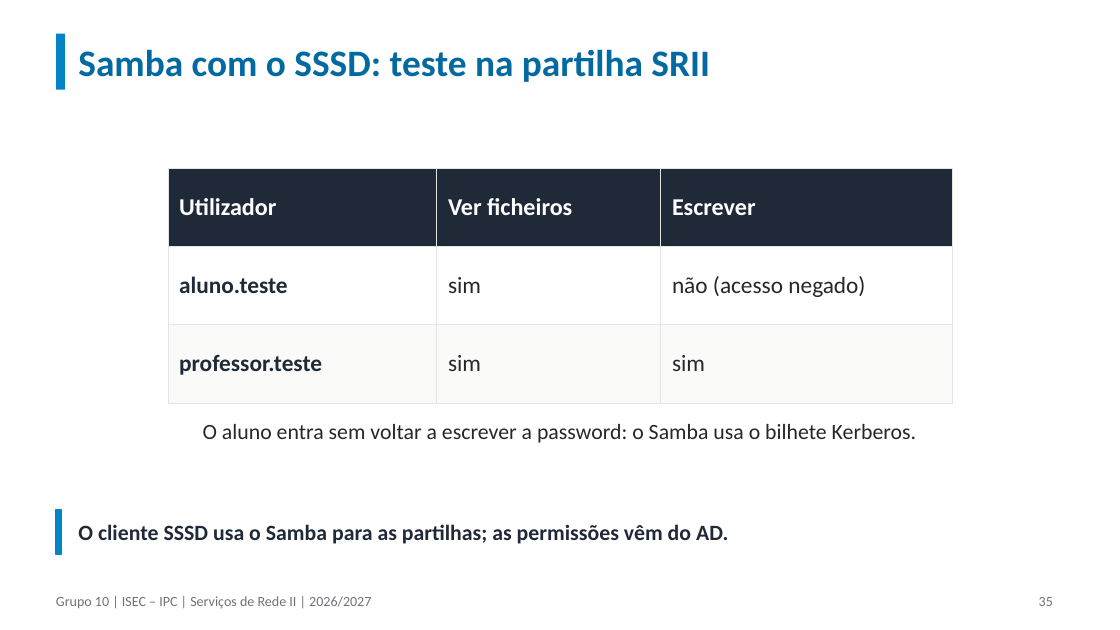
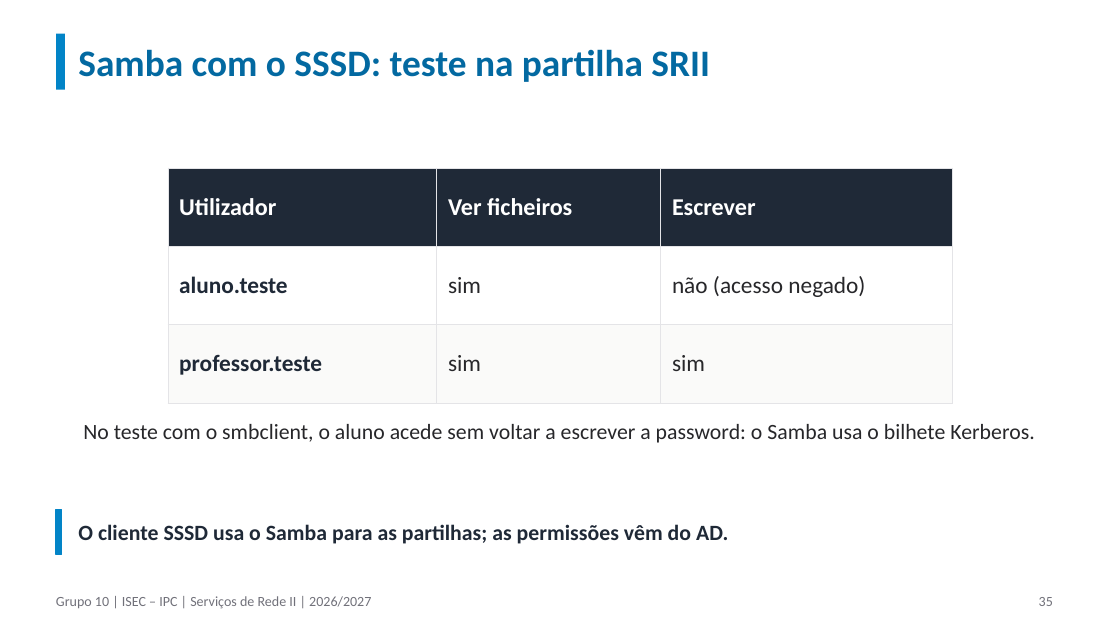
Before and after one commit to orlandonss/TrabalhoSR2, a slide deck: slide 35 of Apresentacoes_Workshop/SR2-2627-Workshop-Grp10-Apresentacao-Final-v4.pptx. Drawn at 1120x630 pixels with LibreOffice and Linux fonts; fonts in the diff are those of the drawing. Boxes give left, top, right and bottom in pixels: in the first picture for what was removed or moved away, otherwise in the second. Text is boxed around its words. In the diff, an @@ line names an element or a change of style, - is before the commit and + after.

```diff
--- a/Apresentacoes_Workshop/SR2-2627-Workshop-Grp10-Apresentacao-Final-v4.pptx
+++ b/Apresentacoes_Workshop/SR2-2627-Workshop-Grp10-Apresentacao-Final-v4.pptx
@@ text at (83, 424, 1034, 443): text changed @@
-O aluno entra sem voltar a escrever a password: o Samba usa o bilhete Kerberos.
+No teste com o smbclient, o aluno acede sem voltar a escrever a password: o Samba usa o bilhete Kerberos.
```
Also in this commit, not shown: 7 other slides changed, 1 slide removed, 8 other files.
